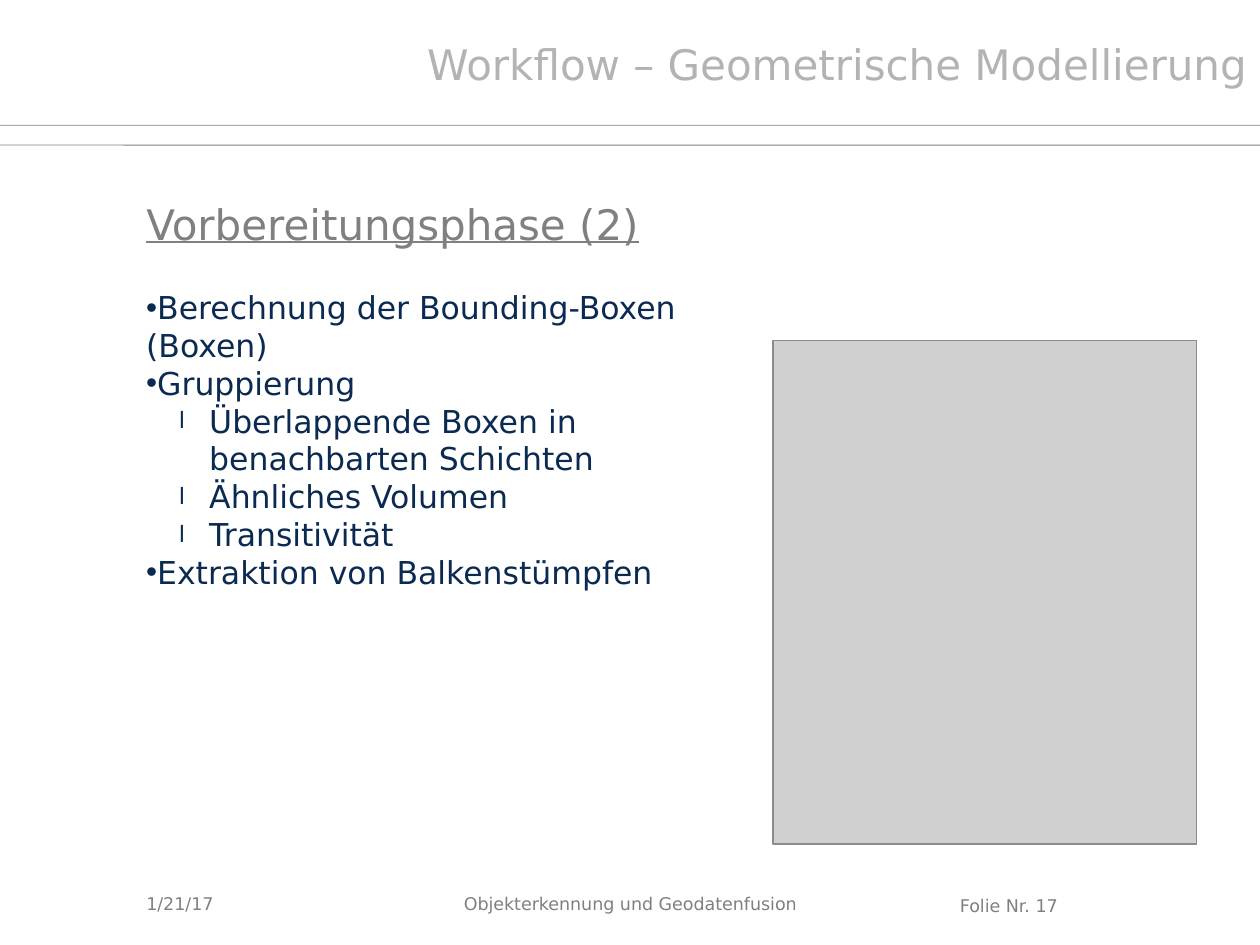
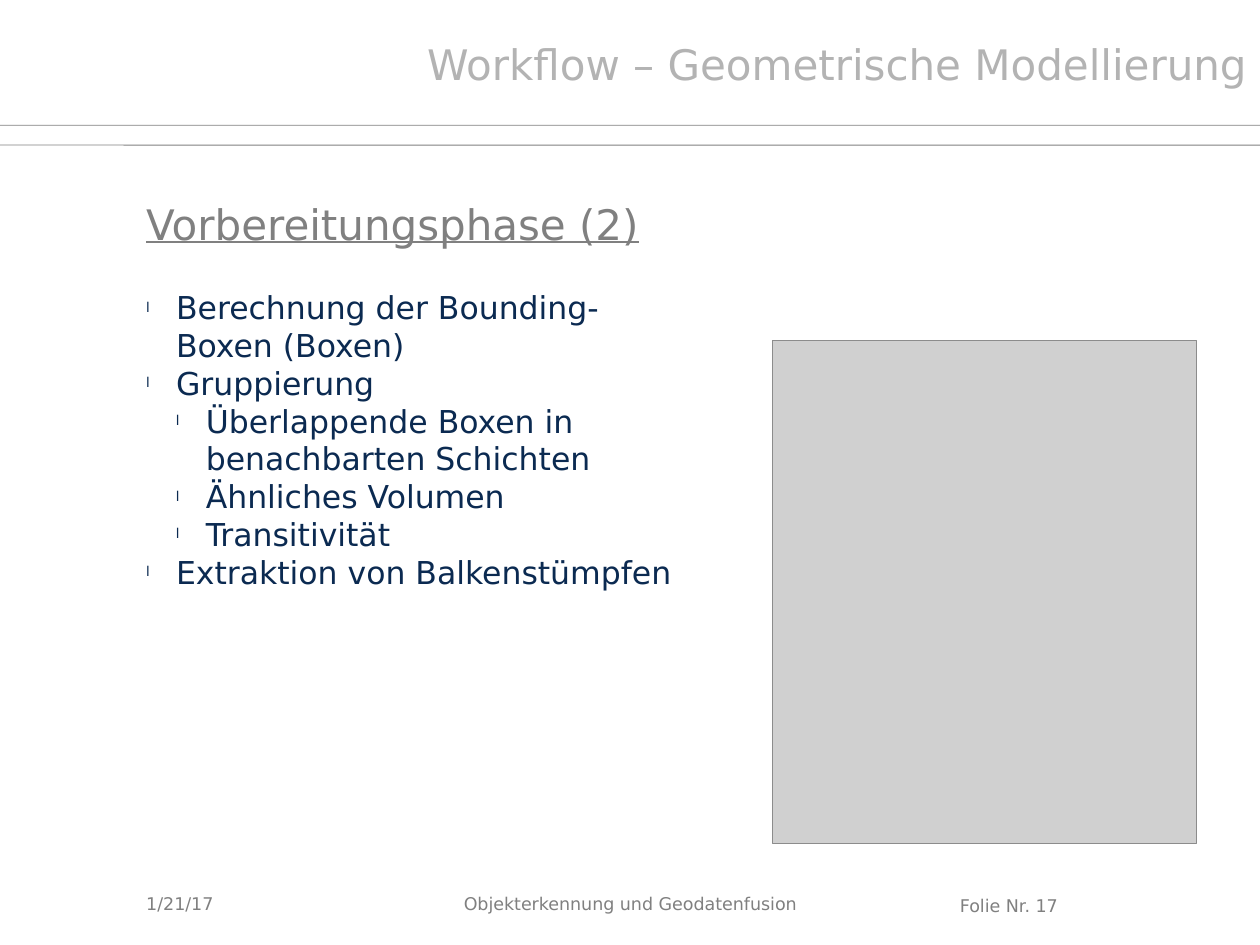
Before and after one commit to Kalmar131/PCL_Dachstuhl2016, a slide deck: slide 17 of Abschlusspräsentation_20170124.pptx. Drawn at 1260x945 pixels with LibreOffice and Linux fonts; fonts in the diff are those of the drawing; grey boxes stand for pictures; background and template pictures are left out. Boxes give left, top, right and bottom in pixels: in the first picture for what was removed or moved away, otherwise in the second. Text is boxed around its words. In the diff, an @@ line names an element or a change of style, - is before the commit and + after.

```diff
--- a/Abschlusspräsentation_20170124.pptx
+++ b/Abschlusspräsentation_20170124.pptx
@@ text "Berechnung der Bounding-Boxen (Boxen)" at <box>176,295,671,591</box>: bullet • to l; indent changed @@
```
Also in this commit, not shown: 15 other slides changed, 1 other file.
